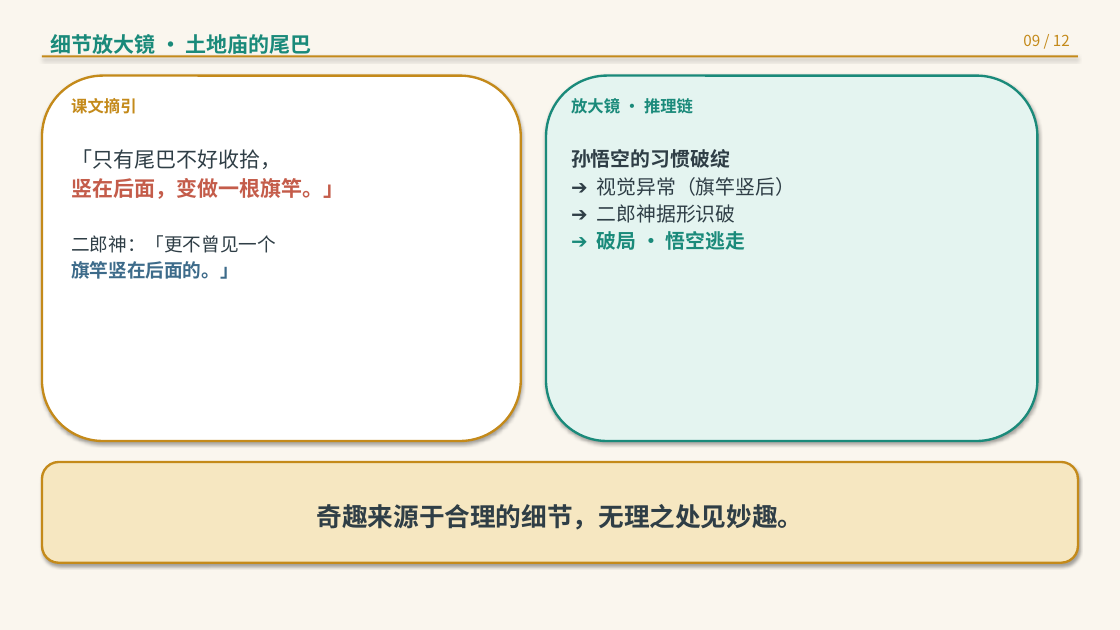
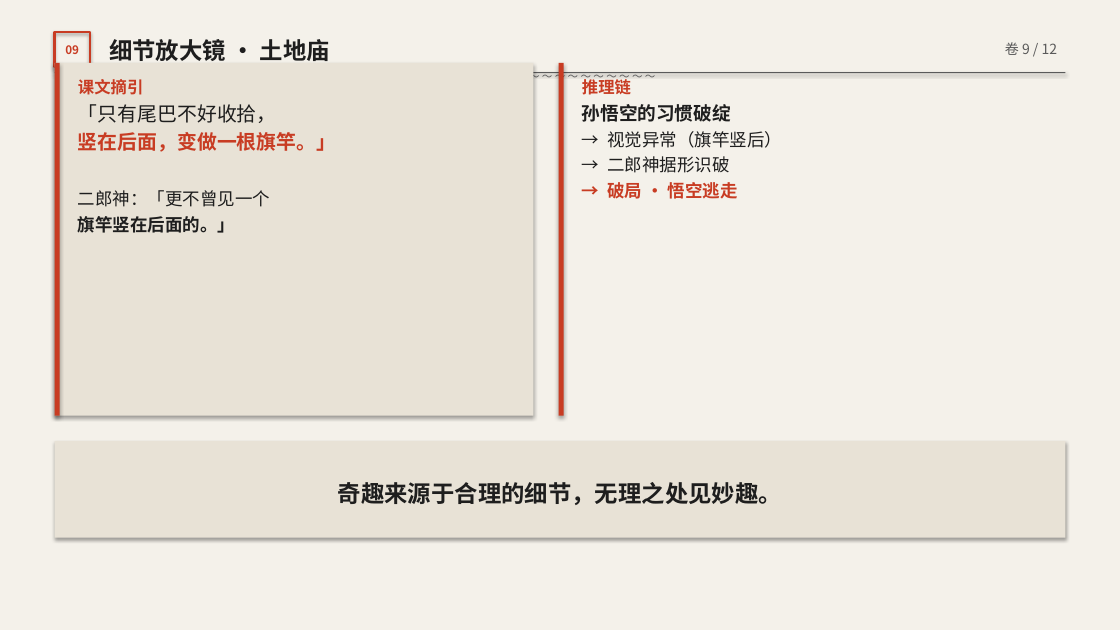
Before and after one commit to decemberlin54-del/declin, a slide deck: slide 9 of imagination-museum-lesson1-2.pptx. Drawn at 1120x630 pixels with LibreOffice and Linux fonts; fonts in the diff are those of the drawing. Boxes give left, top, right and bottom in pixels: in the first picture for what was removed or moved away, otherwise in the second. Text is boxed around its words. In the diff, an @@ line names an element or a change of style, - is before the commit and + after.

```diff
--- a/imagination-museum-lesson1-2.pptx
+++ b/imagination-museum-lesson1-2.pptx
@@ rectangle at box(0, 0, 1120, 630): fill #FAF6EE to #F4F1EA @@
@@ text "09" at box(65, 45, 79, 54): vertical alignment top to middle @@
@@ rectangle added at box(55, 32, 90, 67), outline #C83C23 2 pt @@
@@ text at box(65, 45, 79, 54): text changed; size 13 to 10 pt; text colour #C48A1A to #C83C23; bold on @@
-09 / 12
+09
@@ text at box(109, 39, 330, 61): text changed; size 18 to 20 pt; text colour #1A8A7A to #1E1E1E @@
-细节放大镜 · 土地庙的尾巴
+细节放大镜 · 土地庙
@@ text added at box(1005, 42, 1058, 55), 12 pt, text #5A5A5A @@
+卷 9 / 12
@@ rounded rectangle removed at box(42, 76, 521, 441) @@
@@ rectangle: place and size @@
-rectangle at box(42, 55, 1078, 58)
+rectangle at box(55, 72, 1065, 73)
@@ rectangle at box(55, 72, 1065, 73): fill #C48A1A to #5A5A5A @@
@@ text added at box(55, 66, 1065, 87), 9 pt, text #5A5A5A @@
+～ ～ ～ ～ ～ ～ ～ ～ ～ ～ ～ ～ ～ ～ ～
@@ rectangle added at box(55, 63, 534, 416), fill #E8E2D6 @@
@@ rectangle added at box(55, 63, 60, 416), fill #C83C23 @@
@@ text "课文摘引": place and size @@
-text "课文摘引" at box(71, 149, 344, 279)
+text "课文摘引" at box(78, 79, 336, 233)
@@ text at box(78, 79, 143, 95): paragraph added @@
+课文摘引
@@ rounded rectangle removed at box(546, 76, 1038, 441) @@
@@ rectangle added at box(559, 63, 564, 416), fill #C83C23 @@
@@ text "推理链": place and size @@
-text "推理链" at box(571, 149, 796, 250)
+text "推理链" at box(582, 77, 782, 199)
@@ text at box(582, 77, 631, 95): paragraph added @@
+推理链
@@ text removed at box(71, 98, 136, 114) @@
-课文摘引
@@ text at box(78, 104, 336, 233): size 18 to 17 pt in "「只有尾巴不好收拾，", "竖在后面，变做一根旗竿。」"; text colour #2F3E46 to #1E1E1E in "「只有尾巴不好收拾，", "二郎神：「更不曾见一个"; text colour #C45C4A to #C83C23 in "竖在后面，变做一根旗竿。」"; size 16 to 15 pt in "二郎神：「更不曾见一个", "旗竿竖在后面的。」"; text colour #3D6B8A to #1E1E1E in "旗竿竖在后面的。」"; more space between paragraphs @@
@@ text removed at box(571, 98, 693, 114) @@
-放大镜 · 推理链
@@ text at box(582, 104, 731, 122): size 17 to 16 pt, text colour #2F3E46 to #1E1E1E in "孙悟空的习惯破绽"; more space between paragraphs @@
@@ text at box(607, 131, 782, 199): text changed; size 17 to 15 pt; text colour #2F3E46 to #1E1E1E @@
-➔ 视觉异常（旗竿竖后）
-➔ 二郎神据形识破
-➔ 破局 · 悟空逃走
+→ 视觉异常（旗竿竖后）
+→ 二郎神据形识破
+→ 破局 · 悟空逃走
@@ rectangle added at box(55, 441, 1065, 538), fill #E8E2D6 @@
@@ rounded rectangle removed at box(42, 462, 1078, 563) @@
@@ text "奇趣来源于合理的细节，无理之处见妙趣。": place and size @@
-text "奇趣来源于合理的细节，无理之处见妙趣。" at box(317, 504, 804, 530)
+text "奇趣来源于合理的细节，无理之处见妙趣。" at box(338, 482, 782, 505)
@@ text "奇趣来源于合理的细节，无理之处见妙趣。" at box(338, 482, 782, 505): size 22 to 20 pt, text colour #2F3E46 to #1E1E1E; more space between paragraphs @@
```
Also in this commit, not shown: 11 other slides changed, 2 other files.
